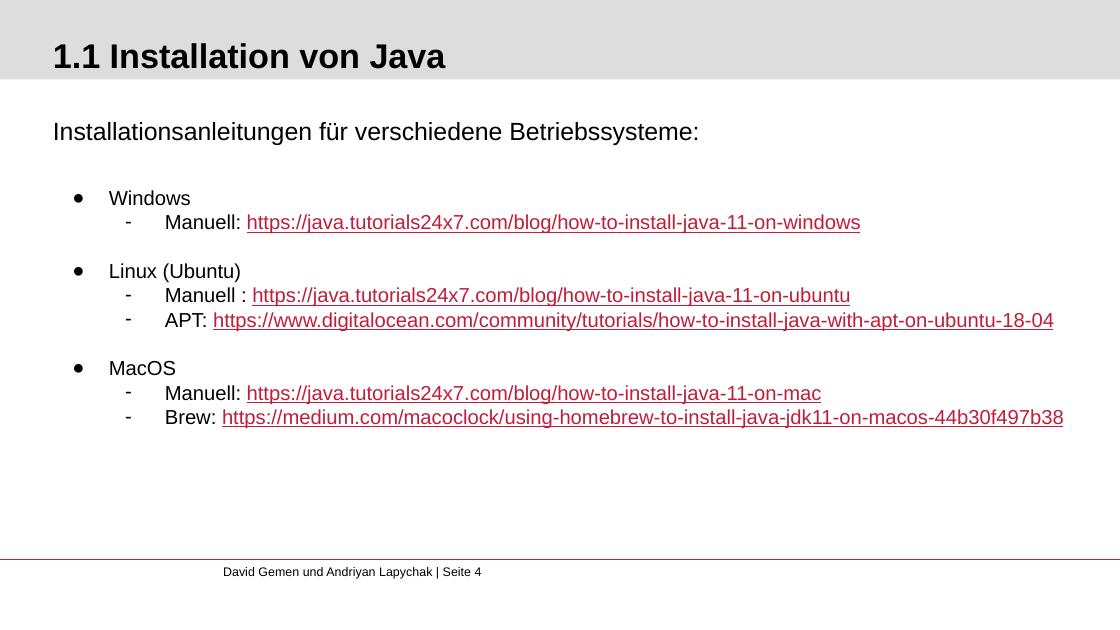
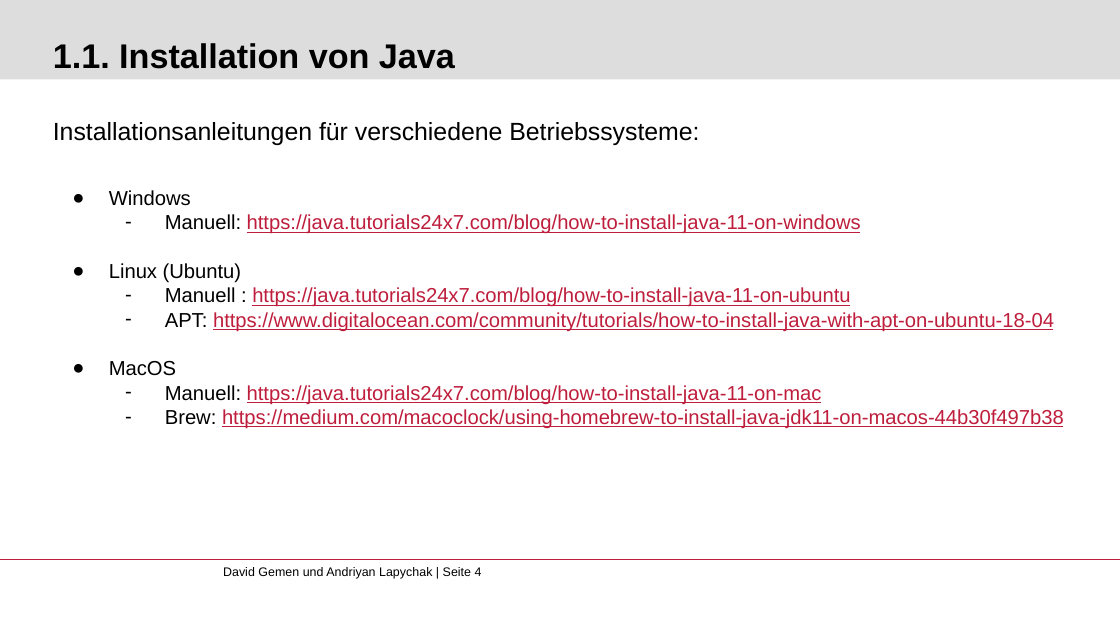
Before and after one commit to gemdav/Programmieren-1-Tutorium, a slide deck: slide 4 of slides/01_installation_introduction.pptx. Drawn at 1120x630 pixels with LibreOffice and Linux fonts; fonts in the diff are those of the drawing; background and template pictures are left out. Boxes give left, top, right and bottom in pixels: in the first picture for what was removed or moved away, otherwise in the second. Text is boxed around its words. In the diff, an @@ line names an element or a change of style, - is before the commit and + after.

```diff
--- a/slides/01_installation_introduction.pptx
+++ b/slides/01_installation_introduction.pptx
@@ title at bbox=[53, 43, 455, 69]: text changed @@
-1.1 Installation von Java
+1.1. Installation von Java
```
Also in this commit, not shown: 7 other slides changed, 1 slide added, 24 other files.
